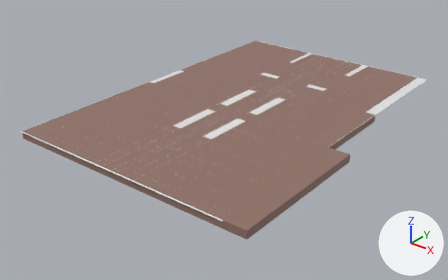
Renders of the FBX model Assets/FBX/GateRoom/Gatroom_FloorTiles_100721.fbx from each side of a commit.
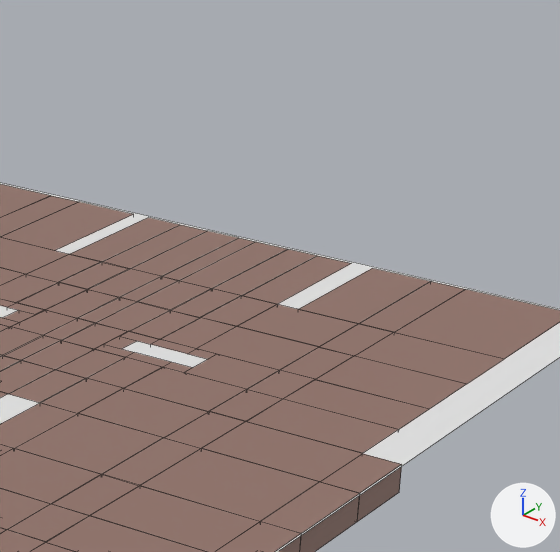
There are two pictures of each version: one whole from a camera (50 mm lens) standing at (30.5, -38.6, 23.6) and looking at (-2.2, 2.2, -1.7), one close up on the part from 62% to 92% of the width and 0% to 49% of the height. The axes (+X, +Y, +Z) are drawn at lower right. The lights are the same throughout. The close-ups show mesh edges as thin lines. Where no turn or scale is listed for an object, it has been applied to the vertices.
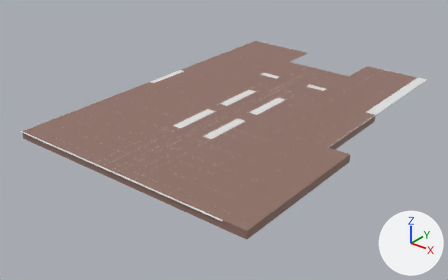
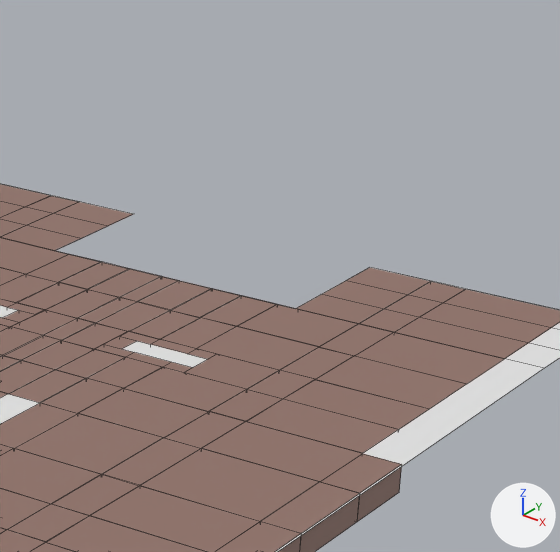
What differs and where, as boxes [x1, y1, x2, y2] in the close-ups (560 x 552 px):
'Underfloor', reshaped
    before: [0, 183, 560, 552]
    after: [0, 184, 560, 552]
'Plane_316__1_.250', deleted (brown)
    before: [242, 256, 352, 304]
'Plane_316__1_.248', deleted (brown)
    before: [180, 242, 287, 288]
'Plane_316__1_.244', deleted (brown)
    before: [70, 218, 179, 262]
'Plane_316__1_.246', deleted (brown)
    before: [131, 231, 237, 276]
'Plane_316__1_.249', deleted (brown)
    before: [213, 249, 317, 295]
'Plane_316__1_.245', deleted (brown)
    before: [103, 225, 206, 269]
'Plane_316__1_.247', deleted (brown)
    before: [163, 238, 255, 280]
part 2 of me_scene_000, deleted
    before: [61, 214, 134, 248]

Patch to the scene script:
```diff
--- a/Assets/FBX/GateRoom/Gatroom_FloorTiles_100721.fbx.py
+++ b/Assets/FBX/GateRoom/Gatroom_FloorTiles_100721.fbx.py
@@ me_scene_000 @@
 me_scene_000.from_pydata(...)  # 1280 vertices, 941 faces; spans x -10.7..13.1, y -17.0..16.6, z 0.4..1.1
 # used by ob_plane_316__1; location = (-2.06, 5.04, 0.13)
 # verts and faces of me_scene_000; kept vertices keep their numbers, new ones are numbered from 1280
 # before: 13 (-3.0, 16.6, 0.5), 15 (-3.0, 12.4, 0.5), 786 (-3.0, 16.5, 1.1) at pixel (133, 214), 788 (-3.0, 12.4, 1.1) at pixel (54, 250)
+# me_scene_000 part 2
+delete_vertices([13, 786])  # with the faces that use them
 me_scene_000.materials.append(mat_rust1_normal_gateroomfloor_002)
@@ me_plane @@
 me_plane.from_pydata(...)  # 4 vertices, 1 face; spans x -0.92..0.85, y -1.0..1.0, z 0.0
 # used by ob_underfloor; location = (-1.4, 4.8, 1.26); rotation_euler = (0.0, 3.142, 0.0), in degrees (0, 180, 0); scale = (-12.4, -16.9, -1.0)
 # verts and faces of me_plane; kept vertices keep their numbers, new ones are numbered from 4
 # before: 0 (-0.92, -1.0, 0.0), 1 (0.85, -1.0, 0.0), 2 (-0.92, 1.0, 0.0), 3 (0.85, 1.0, 0.0)
+# me_plane part 1
+delete_vertices([0, 1])  # with the faces that use them
+verts[4] = (-0.92, -0.75, 0.0)
+verts[5] = (-0.92, -0.99, 0.0)
+verts[6] = (-0.92, -0.83, 0.0)
+verts[7] = (-0.92, -0.91, 0.0)
+for new, old in zip([*range(8, 12)], [*range(4, 8)]): verts[new] = verts[old] + (0.62, 0.0, 0.0)
+verts[12] = (0.3, -0.75, 0.0)  # pixel (295, 308)
+verts[13] = (0.3, -0.99, 0.0)  # pixel (369, 267)
+verts[14] = (0.3, -0.83, 0.0)  # pixel (320, 294)
+verts[15] = (0.3, -0.91, 0.0)  # pixel (345, 280)
+for new, old in zip([*range(16, 20)], [*range(12, 16)]): verts[new] = verts[old] + (0.55, 0.0, 0.0)
+faces += [(2, 4, 8, 12, 16, 3), (5, 9, 11, 7), (13, 17, 19, 15), (12, 14, 18, 16), (14, 15, 19, 18), (4, 6, 10, 8)]
+faces += [(6, 7, 11, 10)]
@@ ob_plane_316__1__245 @@
-ob_plane_316__1__245 = bpy.data.objects.new('Plane_316__1_.245', me_scene_245)
-ob_plane_316__1__245.location = (-2.06, 5.04, 0.13)
@@ ob_plane_316__1__249 @@
-ob_plane_316__1__249 = bpy.data.objects.new('Plane_316__1_.249', me_scene_249)
-ob_plane_316__1__249.location = (-2.06, 5.04, 0.13)
@@ ob_plane_316__1__246 @@
-ob_plane_316__1__246 = bpy.data.objects.new('Plane_316__1_.246', me_scene_246)
-ob_plane_316__1__246.location = (-2.06, 5.04, 0.13)
@@ ob_plane_316__1__247 @@
-ob_plane_316__1__247 = bpy.data.objects.new('Plane_316__1_.247', me_scene_247)
-ob_plane_316__1__247.location = (-2.06, 5.04, 0.13)
@@ ob_plane_316__1__244 @@
-ob_plane_316__1__244 = bpy.data.objects.new('Plane_316__1_.244', me_scene_244)
-ob_plane_316__1__244.location = (-2.06, 5.04, 0.13)
@@ ob_plane_316__1__248 @@
-ob_plane_316__1__248 = bpy.data.objects.new('Plane_316__1_.248', me_scene_248)
-ob_plane_316__1__248.location = (-2.06, 5.04, 0.13)
@@ ob_plane_316__1__250 @@
-ob_plane_316__1__250 = bpy.data.objects.new('Plane_316__1_.250', me_scene_250)
-ob_plane_316__1__250.location = (-2.06, 5.04, 0.13)
```
